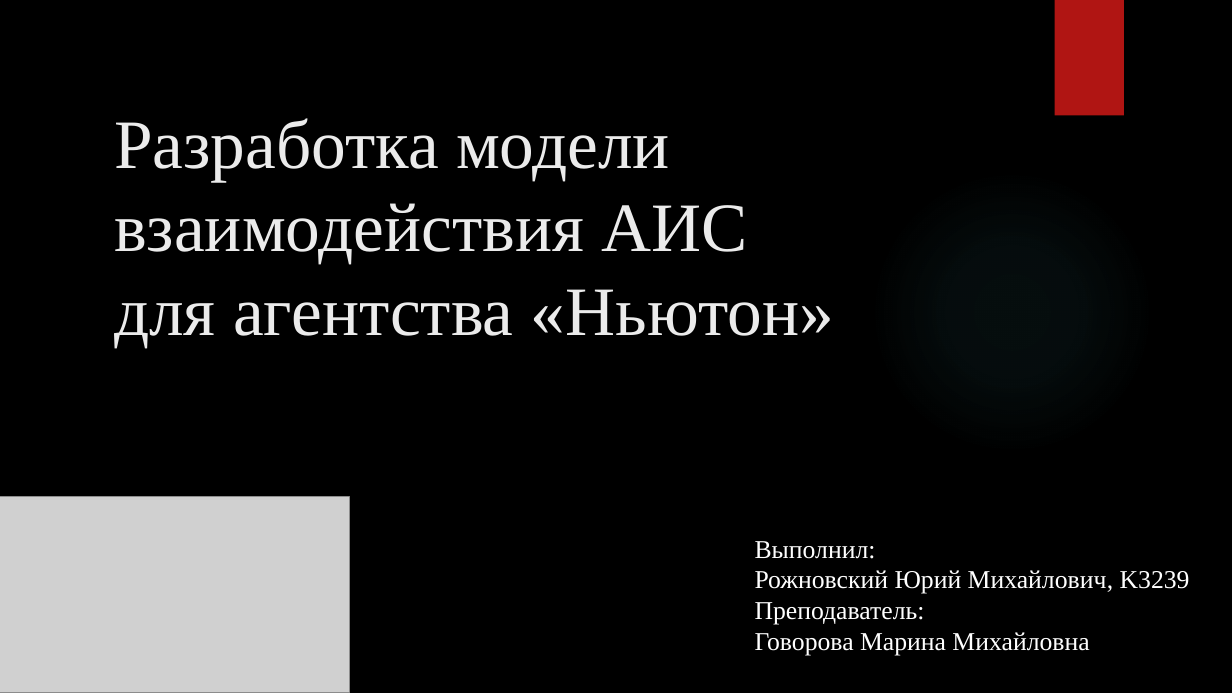
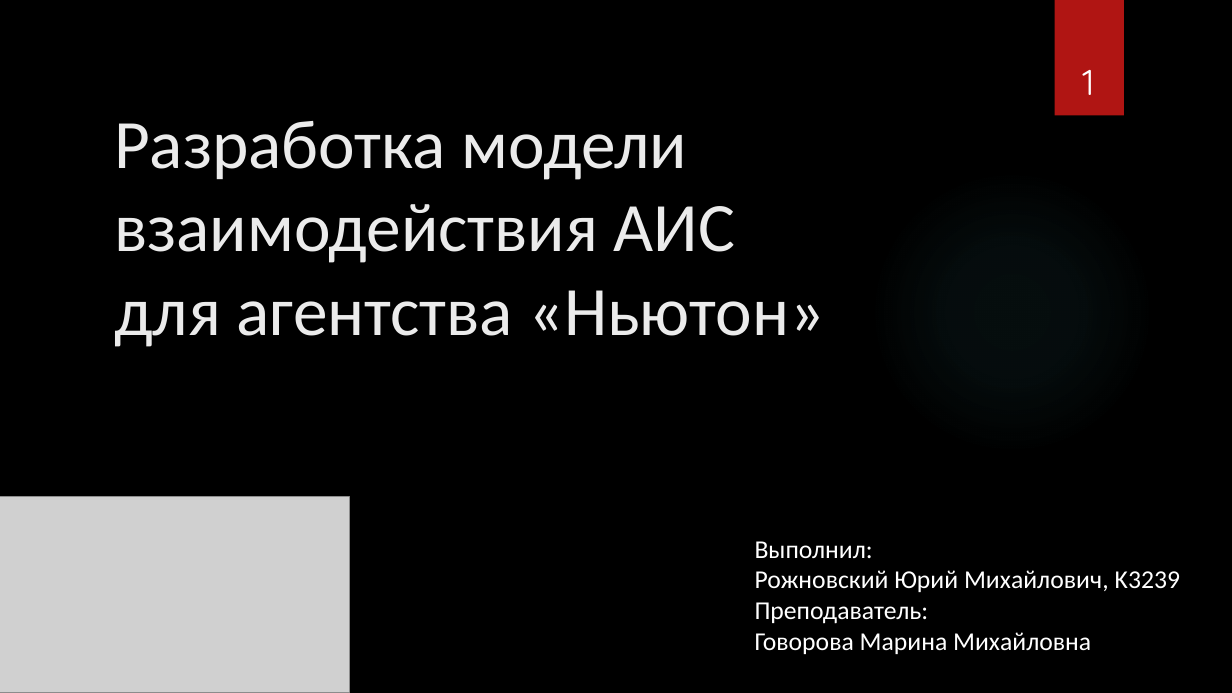
Before and after one commit to marinagovorova/DATABASES_PIn_09.03.03_2025-2026, a slide deck: slide 1 of students/K3239/Rozhnovskii_Yura/LR_1/Презентация для защиты.pptx. Drawn at 1232x693 pixels with LibreOffice and Linux fonts; fonts in the diff are those of the drawing; grey boxes stand for pictures; background and template pictures are left out. Boxes give left, top, right and bottom in pixels: in the first picture for what was removed or moved away, otherwise in the second. Text is boxed around its words. In the diff, an @@ line names an element or a change of style, - is before the commit and + after.

```diff
--- a/students/K3239/Rozhnovskii_Yura/LR_1/Презентация для защиты.pptx
+++ b/students/K3239/Rozhnovskii_Yura/LR_1/Презентация для защиты.pptx
@@ page number added at [1082, 70, 1094, 95], 28 pt, text #FFFFFF @@
+1
@@ title "Разработка модели взаимодействия АИС для ..." at [114, 121, 825, 347]: font Times New Roman to Calibri @@
@@ text "Выполнил:" at [755, 541, 1180, 654]: font Times New Roman to Calibri @@
```
Also in this commit, not shown: 11 other slides changed, 2 slides added, 2 slides removed.
